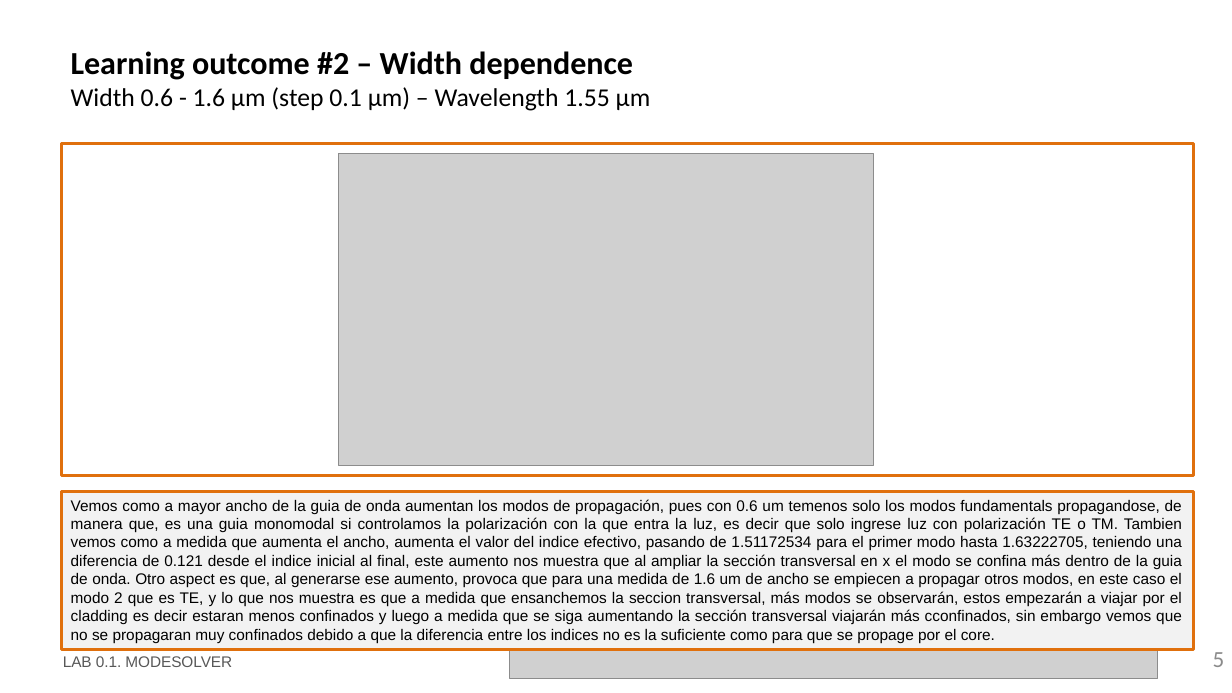
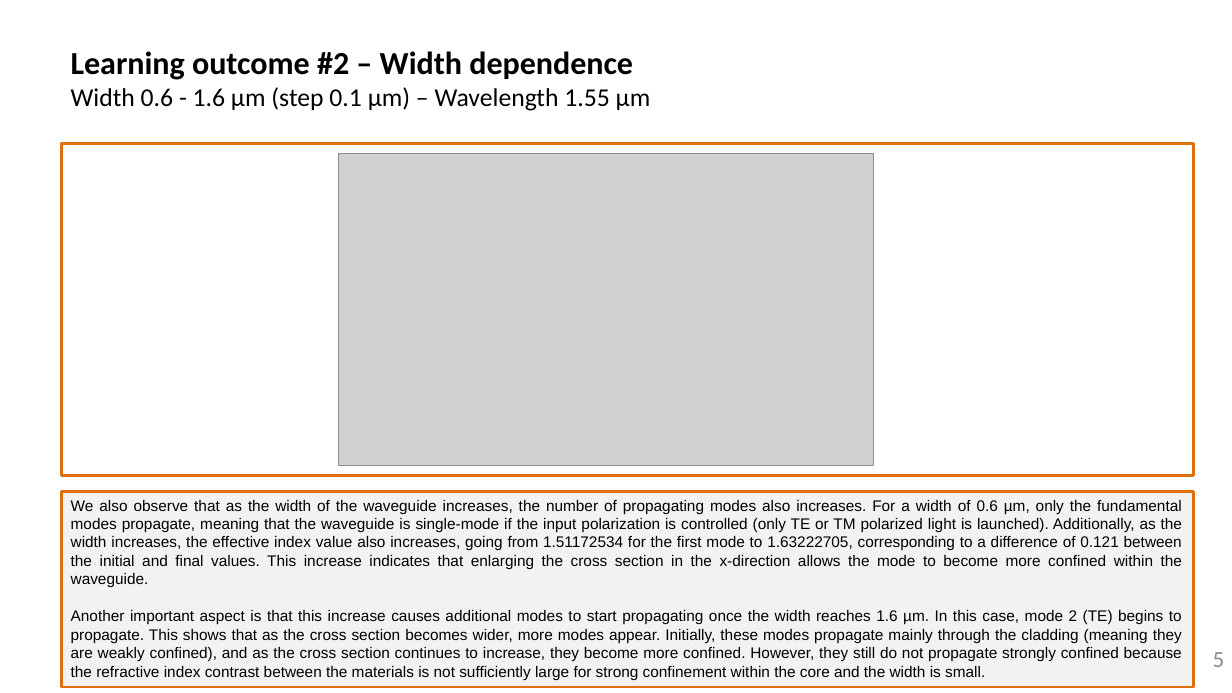
Before and after one commit to PauDaniOrtiz/pic-upv-lab1-Copy1, a slide deck: slide 5 of LabBook_10.pptx. Drawn at 1232x693 pixels with LibreOffice and Linux fonts; fonts in the diff are those of the drawing; grey boxes stand for pictures; background and template pictures are left out. Boxes give left, top, right and bottom in pixels: in the first picture for what was removed or moved away, otherwise in the second. Text is boxed around its words. In the diff, an @@ line names an element or a change of style, - is before the commit and + after.

```diff
--- a/LabBook_10.pptx
+++ b/LabBook_10.pptx
@@ rectangle "We also observe that as ...": place and size @@
-rectangle "We also observe that as ..." at <box>62,492,1194,651</box>
+rectangle "We also observe that as ..." at <box>62,492,1194,688</box>
@@ text in rectangle at <box>71,500,1182,680</box>: text changed @@
-Vemos como a mayor ancho de la guia de onda aumentan los modos de propagación, pues con 0.6 um temenos solo los modos fundamentals propagandose, de manera que, es una guia monomodal si controlamos la polarización con la que entra la luz, es decir que solo ingrese luz con polarización TE o TM. Tambien vemos como a medida que aumenta el ancho, aumenta el valor del indice efectivo, pasando de 1.51172534 para el primer modo hasta 1.63222705, teniendo una diferencia de 0.121 desde el indice inicial al final, este aumento nos muestra que al ampliar la sección transversal en x el modo se confina más dentro de la guia de onda. Otro aspect es que, al generarse ese aumento, provoca que para una medida de 1.6 um de ancho se empiecen a propagar otros modos, en este caso el modo 2 que es TE, y lo que nos muestra es que a medida que ensanchemos la seccion transversal, más modos se observarán, estos empezarán a viajar por el cladding es decir estaran menos confinados y luego a medida que se siga aumentando la sección transversal viajarán más cconfinados, sin embargo vemos que no se propagaran muy confinados debido a que la diferencia entre los indices no es la suficiente como para que se propage por el core.
+We also observe that as the width of the waveguide increases, the number of propagating modes also increases. For a width of 0.6 µm, only the fundamental modes propagate, meaning that the waveguide is single-mode if the input polarization is controlled (only TE or TM polarized light is launched). Additionally, as the width increases, the effective index value also increases, going from 1.51172534 for the first mode to 1.63222705, corresponding to a difference of 0.121 between the initial and final values. This increase indicates that enlarging the cross section in the x-direction allows the mode to become more confined within the waveguide.
+Another important aspect is that this increase causes additional modes to start propagating once the width reaches 1.6 µm. In this case, mode 2 (TE) begins to propagate. This shows that as the cross section becomes wider, more modes appear. Initially, these modes propagate mainly through the cladding (meaning they are weakly confined), and as the cross section continues to increase, they become more confined. However, they still do not propagate strongly confined because the refractive index contrast between the materials is not sufficiently large for strong confinement within the core and the width is small.
@@ picture removed at <box>510,642,1158,679</box> @@
```
Also in this commit, not shown: 8 other slides changed.
